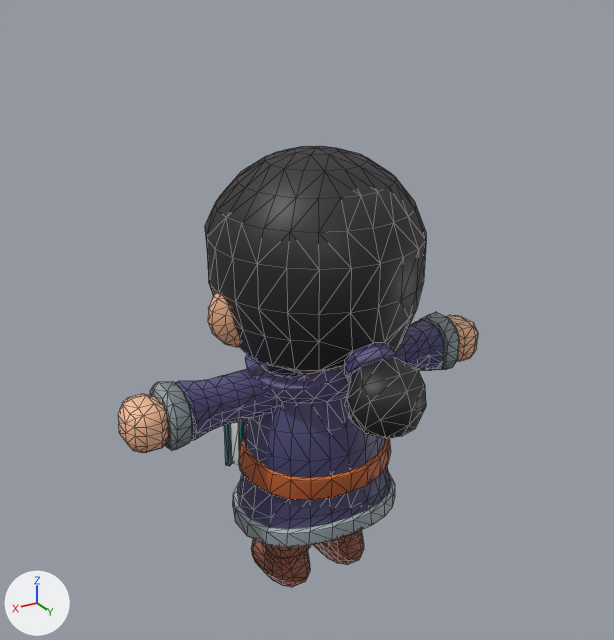
The glTF model cc/kk/kk_mage.glb as it was, and as the next commit left it.
One viewpoint serves both versions: a 50 mm lens placed at (1.93, 3.14, 2.97), pointed at (0.0, -0.07, 1.37). Lighting does not change. The marker at lower left points along +X, +Y and +Z. The older version comes first. Mesh edges are drawn as thin lines. Where no turn or scale is listed for an object, it has been applied to the vertices.

The first picture shows 'Mage_ArmLeft', 'Mage_ArmRight', 'Mage_Body', 'Mage_Head', 'Mage_LegLeft', 'Mage_LegRight'.
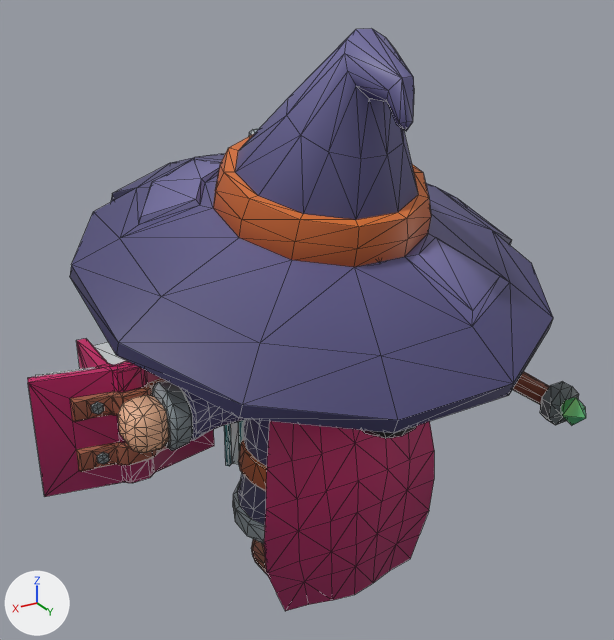
What differs and where, as boxes [x1, y1, x2, y2] in the pictures (614 x 640 px):
'Mage_Hat', added (blue)
    after: [70, 28, 553, 433]
'Mage_Cape', added (red)
    after: [264, 421, 434, 611]
'Spellbook_open', added (red)
    after: [28, 361, 214, 497]
'Spellbook', added
    after: [76, 338, 159, 482]
'2H_Staff', added
    after: [512, 371, 586, 425]
'Mage_Head', unchanged, covered by the edit
    before: [205, 146, 426, 438]
    after: [362, 426, 416, 438]
'Mage_Body', unchanged, covered by the edit
    before: [224, 355, 395, 547]
    after: [224, 419, 270, 544]
'Mage_ArmRight', unchanged, covered by the edit
    before: [394, 312, 478, 370]
'Mage_LegLeft', unchanged, covered by the edit
    before: [251, 539, 311, 587]
    after: [251, 539, 267, 574]

The change in detail:
Mesh me_plane_030 is new.
It has 56 vertices, 84 faces and spans x -0.485..0.485, y 0.044..0.386, z -1.161..0.02.
It uses material mat_mage_texture (picture img_mage_texture).
Mesh me_cube_156 is new.
It has 204 vertices, 396 faces and spans x -1.05..1.05, y -1.02..1.02, z -0.41..0.93.
It uses material mat_mage_texture (picture img_mage_texture).
Mesh me_cylinder_039 is new.
It has 218 vertices, 440 faces and spans x -0.25..0.33, y -1.25..0.9, z -0.15..0.15.
It uses material mat_mage_texture (picture img_mage_texture).
Mesh me_cube_12902 is new.
It has 148 vertices, 292 faces and spans x -0.414..0.414, y -0.134..0.088, z -0.284..0.284.
It uses material mat_mage_texture (picture img_mage_texture).
Mesh me_cube_12901 is new.
It has 148 vertices, 292 faces and spans x -0.147..0.147, y -0.216..0.211, z -0.287..0.288.
It uses material mat_mage_texture (picture img_mage_texture).
Object 'Mage_Cape' (ob_mage_cape) is new; it shows me_plane_030.
Its location is (0.0, 0.0, 1.216).
Object 'Mage_Hat' (ob_mage_hat) is new; it shows me_cube_156.
Its location is (0.0, 0.0, 1.784).
Object '2H_Staff' (ob_2h_staff) is new; it shows me_cylinder_039.
Its location is (-0.883, 0.0, 1.049).
Object 'Spellbook_open' (ob_spellbook_open) is new; it shows me_cube_12902.
Its location is (0.883, -0.145, 1.049).
Object 'Spellbook' (ob_spellbook) is new; it shows me_cube_12901.
Its location is (0.883, -0.266, 1.049).
